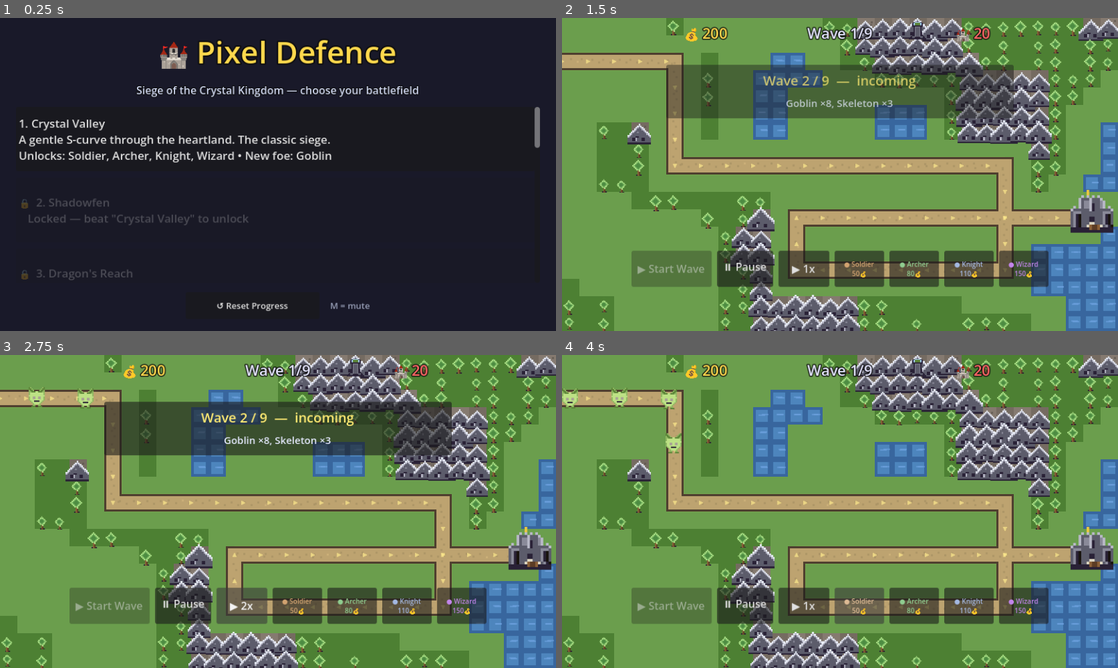
Above: before the commit, frames 1-4 (two rows, left to right).
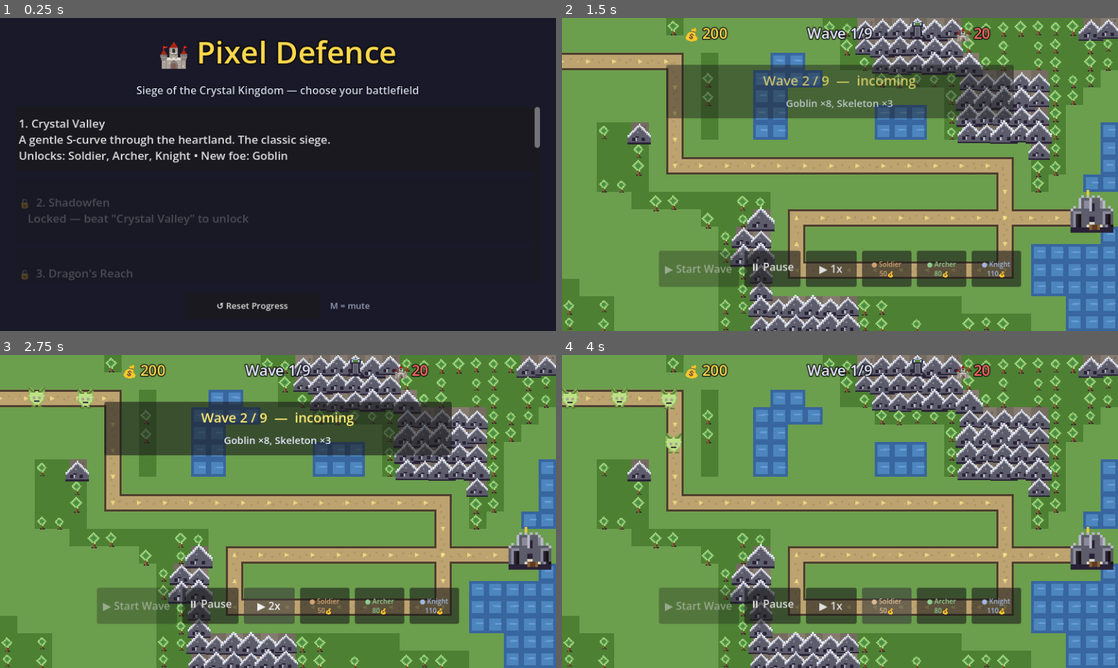
Above: after the commit, the same moments.

Repository: kouddy/pixel_defence
Game: Godot game, scene res://src/ui/main_menu.tscn
Same seed, same stepped clock (60 frames per second), same inputs: the game is played once before the commit and once after it.
Inputs:
- Up to frame 1 (0.25 s): no input
- Up to frame 2 (1.5 s): click "1. Crystal Valley A gentle S-…" at 0.5 s; click "▶ Start Wave" at 1.25 s
- Up to frame 3 (2.75 s): click "▶ 1x" at 2 s
- Up to frame 4 (4 s): click "▶ 2x" at 2.75 s; click "● Soldier 50💰" at 3.5 s

The runs differ from the first frame. In frame 1, 0.4% of the frame differs, in the area x 34-60%, y 42-46%; in frame 2, 3.6%, in the area x 12-88%, y 74-86%; in frame 3, 3.5%; in frame 4, 3.6%.

Commit message:
migrate wizard to frost mage

Diff:
--- a/src/data/levels.gd
+++ b/src/data/levels.gd
@@ -22,7 +22,7 @@
 	# Towers introduced by this level. The full buildable arsenal on a level is
 	# the union of `unlocked_units` across this level and all earlier ones —
 	# see GameManager.available_unit_ids(). The base 4 towers all unlock here.
-	&"unlocked_units": [&"soldier", &"archer", &"knight", &"wizard"],
+	&"unlocked_units": [&"soldier", &"archer", &"knight"],
 	&"path_tiles": [
 		Vector2i(-2, 2),
 		Vector2i(6, 2),
--- a/src/data/units.gd
+++ b/src/data/units.gd
@@ -50,22 +50,6 @@
 	&"slow_duration": 1.2,
 }
 
-const Wizard := {
-	&"id": &"wizard",
-	&"display_name": "Wizard",
-	&"description": "AoE splash damage. Burns groups.",
-	&"color": Color(0.70, 0.40, 0.90),
-	&"radius": 22,
-	&"attack_type": UnitData.AttackType.SPLASH,
-	&"cost": 150,
-	&"damage": 22.0,
-	&"range_px": 128.0,
-	&"fire_rate": 0.7,
-	&"splash_radius": 48.0,
-	&"projectile_speed": 280.0,
-	&"can_hit_air": true,
-}
-
 # --- Towers unlocked via story progression (see levels.gd) ---
 
 # Crossbowman: single-target burst DPS. Higher fire rate than Archer at slightly
@@ -85,9 +69,8 @@
 	&"can_hit_air": true,
 }
 
-# Frost Mage: AoE + slow. Splash like Wizard but applies the Knight's slow flag
-# to every enemy inside the splash radius. Lower damage than Wizard; its value
-# is lock-down, not burst.
+# Frost Mage: AoE + slow. Splash that applies the Knight's slow flag to every
+# enemy inside the splash radius. Its value is lock-down, not burst.
 const FrostMage := {
 	&"id": &"frost_mage",
 	&"display_name": "Frost Mage",
@@ -243,7 +226,7 @@
 	&"slow_duration": 1.0,
 }
 
-const ALL := [Soldier, Archer, Knight, Wizard, Crossbowman, FrostMage, Catapult,
+const ALL := [Soldier, Archer, Knight, Crossbowman, FrostMage, Catapult,
 	Cleric, Paladin, Bard, Alchemist, Prince, Princess]
 
 
--- a/src/data/upgrades.gd
+++ b/src/data/upgrades.gd
@@ -33,12 +33,6 @@
 		  &"note": "Plate armour, heavier blows." },
 		{ &"cost": 160, &"damage": 1.8, &"range": 1.15, &"fire_rate": 1.30, &"splash": 1.0,
 		  &"note": "Champion: deep slow, crushing damage." },
-	],
-	&"wizard": [
-		{ &"cost": 110, &"damage": 1.7, &"range": 1.20, &"fire_rate": 1.15, &"splash": 1.35,
-		  &"note": "Wider explosions, hotter flame." },
-		{ &"cost": 220, &"damage": 1.8, &"range": 1.20, &"fire_rate": 1.25, &"splash": 1.40,
-		  &"note": "Archmage: massive blasts, fast casting." },
 	],
 	# --- Towers unlocked via story progression ---
 	&"crossbowman": [
--- a/src/render/pixel_art.gd
+++ b/src/render/pixel_art.gd
@@ -109,12 +109,12 @@
 const KNIGHT_TEX_SIDE_IDLE_PATH     := "res://assets/knight_left_non_attack.svg"
 const KNIGHT_TEX_SIDE_ATTACK_PATH   := "res://assets/knight_left_attack.svg"
 
-const WIZARD_TEX_FRONT_IDLE_PATH    := "res://assets/wizard_front_non_attack.svg"
-const WIZARD_TEX_FRONT_ATTACK_PATH  := "res://assets/wizard_front_attack.svg"
-const WIZARD_TEX_BACK_IDLE_PATH     := "res://assets/wizard_back_non_attack.svg"
-const WIZARD_TEX_BACK_ATTACK_PATH   := "res://assets/wizard_back_attack.svg"
-const WIZARD_TEX_SIDE_IDLE_PATH     := "res://assets/wizard_left_non_attack.svg"
-const WIZARD_TEX_SIDE_ATTACK_PATH   := "res://assets/wizard_left_attack.svg"
+const FROST_MAGE_TEX_FRONT_IDLE_PATH    := "res://assets/frost_mage_front_non_attack.svg"
+const FROST_MAGE_TEX_FRONT_ATTACK_PATH  := "res://assets/frost_mage_front_attack.svg"
+const FROST_MAGE_TEX_BACK_IDLE_PATH     := "res://assets/frost_mage_back_non_attack.svg"
+const FROST_MAGE_TEX_BACK_ATTACK_PATH   := "res://assets/frost_mage_back_attack.svg"
+const FROST_MAGE_TEX_SIDE_IDLE_PATH     := "res://assets/frost_mage_left_non_attack.svg"
+const FROST_MAGE_TEX_SIDE_ATTACK_PATH   := "res://assets/frost_mage_left_attack.svg"
 
 # --- Crossbowman (detailed art shipped as bowman_*.svg) ---
 # The bow-themed SVG files are named "bowman_*"; they back the existing
@@ -198,16 +198,16 @@
 	return load(KNIGHT_TEX_FRONT_IDLE_PATH)
 
 
-## Returns the wizard texture for a (facing, stance) pair.
-static func _wizard_tex(facing: String, attacking: bool) -> Texture2D:
+## Returns the frost mage texture for a (facing, stance) pair.
+static func _frost_mage_tex(facing: String, attacking: bool) -> Texture2D:
 	match facing:
 		DIR_FRONT:
-			return load(WIZARD_TEX_FRONT_ATTACK_PATH if attacking else WIZARD_TEX_FRONT_IDLE_PATH)
+			return load(FROST_MAGE_TEX_FRONT_ATTACK_PATH if attacking else FROST_MAGE_TEX_FRONT_IDLE_PATH)
 		DIR_BACK:
-			return load(WIZARD_TEX_BACK_ATTACK_PATH if attacking else WIZARD_TEX_BACK_IDLE_PATH)
+			return load(FROST_MAGE_TEX_BACK_ATTACK_PATH if attacking else FROST_MAGE_TEX_BACK_IDLE_PATH)
 		DIR_LEFT, DIR_RIGHT:
-			return load(WIZARD_TEX_SIDE_ATTACK_PATH if attacking else WIZARD_TEX_SIDE_IDLE_PATH)
-	return load(WIZARD_TEX_FRONT_IDLE_PATH)
+			return load(FROST_MAGE_TEX_SIDE_ATTACK_PATH if attacking else FROST_MAGE_TEX_SIDE_IDLE_PATH)
+	return load(FROST_MAGE_TEX_FRONT_IDLE_PATH)
 
 
 ## Returns the crossbowman texture for a (facing, stance) pair.
@@ -265,7 +265,7 @@
 ## Whether a given unit should render via SVG textures (texture mode) rather
 ## than the ASCII grid.
 static func has_texture_art(unit_id: String) -> bool:
-	return unit_id in [&"soldier", &"archer", &"knight", &"wizard",
+	return unit_id in [&"soldier", &"archer", &"knight", &"frost_mage",
 		&"crossbowman", &"cleric", &"bard", &"catapult"]
 
 # ============================ DEFENDERS ============================
@@ -448,25 +448,6 @@
 	"MMmmmmmmmmmmm...",   # belly
 	".MM.MMM.MMM.MM..",   # four legs
 	".KK.KKK.KKK.KK..",   # hooves
-]
-
-const WIZARD := [
-	"................",
-	".......z........",   # hat star tip
-	"......pz........",
-	".....ppu........",   # purple hat
-	"....pppu........",
-	"...ppppp........",   # swept hat
-	"..PPPPPPP.......",   # brim
-	"..PnnnnnP.......",   # hair
-	"..PnSSSnP...z...",   # face + staff orb
-	"..PnwwwwP...Y...",   # beard + staff shaft
-	"..PnwwwwP...Y...",
-	"...PnwwnP...Y...",
-	"...PnnnnP...m...",   # staff base
-	"...PPmmPP...m...",   # robe
-	"....KmmmmK......",
-	"....Km..mK......",
 ]
 
 # ============================ ENEMIES ============================
@@ -1141,8 +1122,6 @@
 		&"soldier":     return SOLDIER
 		&"archer":      return ARCHER
 		&"knight":      return KNIGHT
-		&"wizard":      return WIZARD
-		&"crossbowman": return CROSSBOWMAN
 		&"frost_mage":  return FROST_MAGE
 		&"catapult":    return CATAPULT
 		&"cleric":      return CLERIC
@@ -1183,7 +1162,7 @@
 
 
 ## Directional + stance TEXTURE for a texture-art unit (soldier, archer, knight,
-## wizard, crossbowman, cleric, bard, catapult).
+## frost mage, crossbowman, cleric, bard, catapult).
 ## Returns the Texture2D to draw and, via the returned Dictionary, whether the
 ## caller should mirror it horizontally (`flip_h`). For all these units the side
 ## art faces LEFT, so RIGHT is returned with flip_h = true.
@@ -1208,8 +1187,8 @@
 			tex = _knight_tex(facing, attacking)
 			if facing == DIR_RIGHT:
 				flip = SIDE_FLIP_FOR_RIGHT
-		&"wizard":
-			tex = _wizard_tex(facing, attacking)
+		&"frost_mage":
+			tex = _frost_mage_tex(facing, attacking)
 			if facing == DIR_RIGHT:
 				flip = SIDE_FLIP_FOR_RIGHT
 		&"crossbowman":
Renamed: assets/wizard_back_attack.svg -> assets/frost_mage_back_attack.svg
Not shown, changed: assets/frost_mage_back_attack.svg.import
Renamed: assets/wizard_back_non_attack.svg -> assets/frost_mage_back_non_attack.svg
Not shown, changed: assets/frost_mage_back_non_attack.svg.import
Renamed: assets/wizard_front_attack.svg -> assets/frost_mage_front_attack.svg
Not shown, changed: assets/frost_mage_front_attack.svg.import
Renamed: assets/wizard_front_non_attack.svg -> assets/frost_mage_front_non_attack.svg
Not shown, changed: assets/frost_mage_front_non_attack.svg.import
Renamed: assets/wizard_left_attack.svg -> assets/frost_mage_left_attack.svg
Not shown, changed: assets/frost_mage_left_attack.svg.import
Renamed: assets/wizard_left_non_attack.svg -> assets/frost_mage_left_non_attack.svg
Not shown, changed: assets/frost_mage_left_non_attack.svg.import
(and 6 more such lines)
